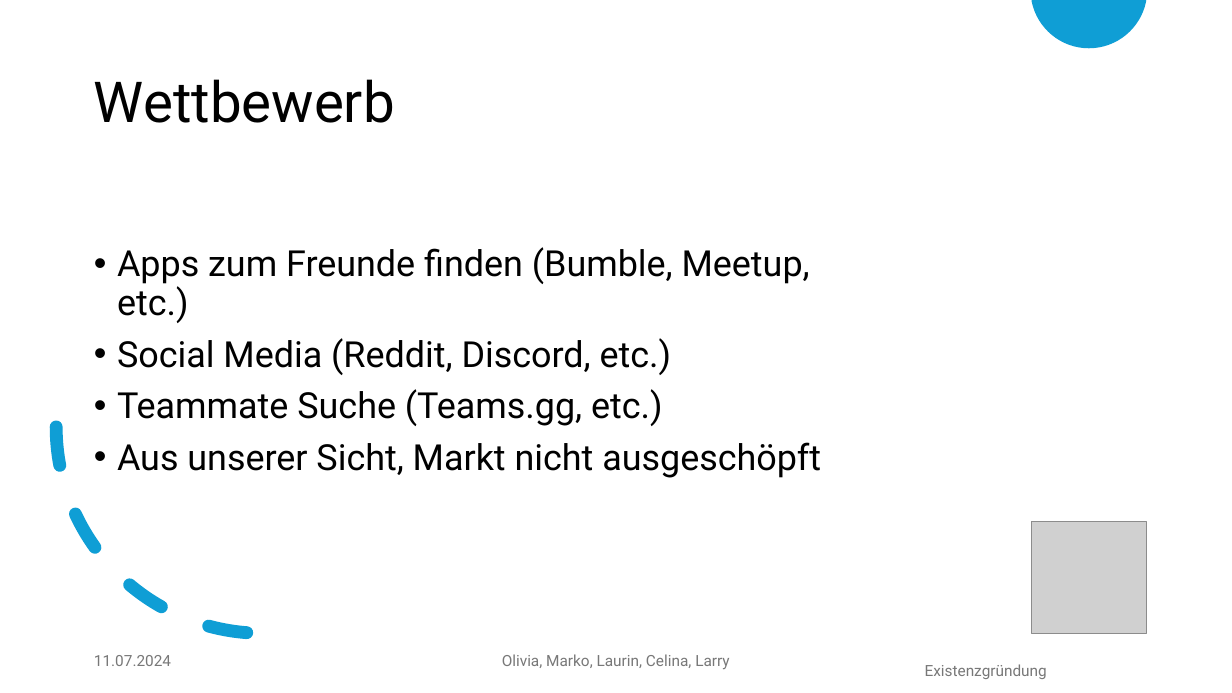
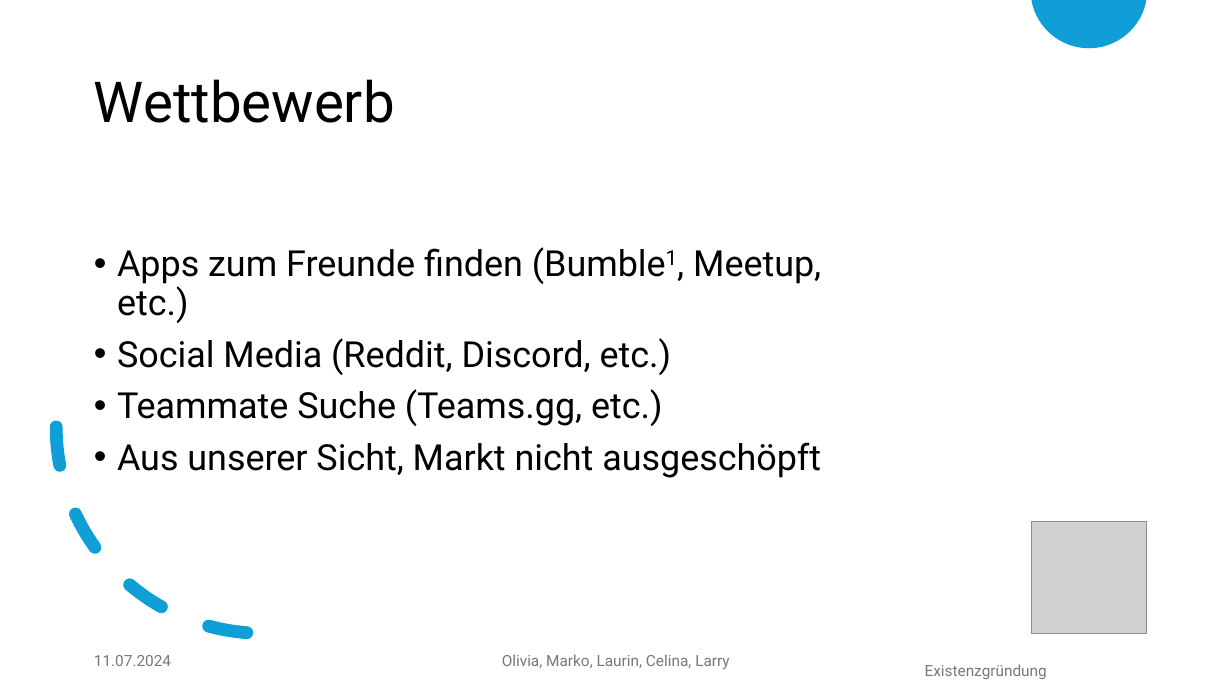
Before and after one commit to Guzel2/semester-6, a slide deck: slide 6 of existenzgruendung/Schnabelpoint.pptx. Drawn at 1232x693 pixels with LibreOffice and Linux fonts; fonts in the diff are those of the drawing; grey boxes stand for pictures; background and template pictures are left out. Boxes give left, top, right and bottom in pixels: in the first picture for what was removed or moved away, otherwise in the second. Text is boxed around its words. In the diff, an @@ line names an element or a change of style, - is before the commit and + after.

Commit message:
added final präsentation

```diff
--- a/existenzgruendung/Schnabelpoint.pptx
+++ b/existenzgruendung/Schnabelpoint.pptx
@@ text at [117,248,821,323]: text changed @@
-• Apps zum Freunde finden (Bumble, Meetup, etc.)
+• Apps zum Freunde finden (Bumble1, Meetup, etc.)
```
Also in this commit, not shown: 4 other slides changed, 1 slide added, 4 other files.
